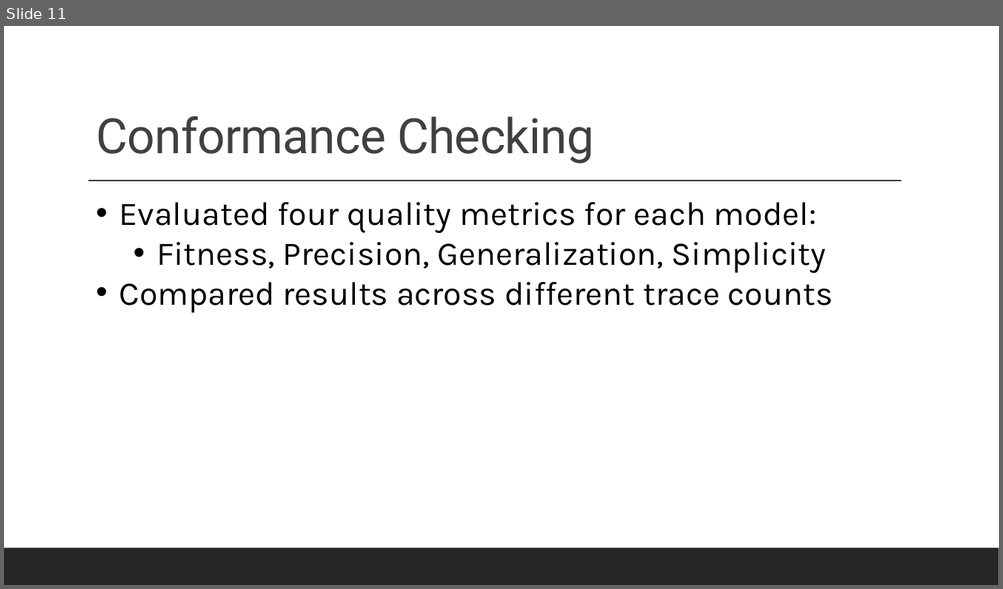
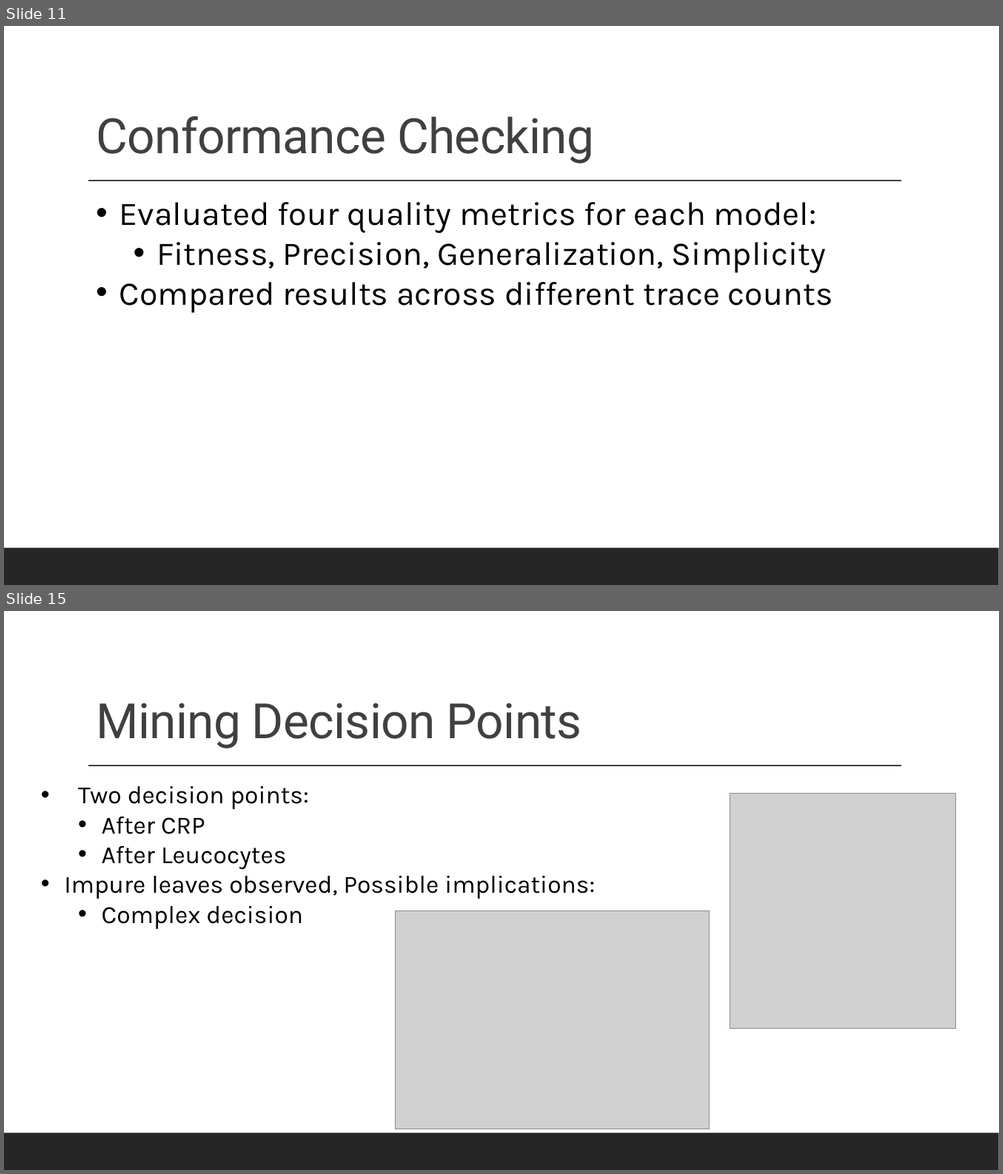
Before and after one commit to Noam-Diamant/Process-Mining, a slide deck: Sepsis Cases – Event Log.pptx. Shown one above the other, each under a label of ours: slide 11 before the commit, slides 11 and 15 after it; the slides between them are not shown. The pictures are 1003x589 and 1003x1174 pixels, drawn with LibreOffice and Linux fonts; fonts in the diff are those of the drawing; grey boxes stand for pictures. Boxes give left, top, right and bottom in pixels: in the first picture for what was removed or moved away, otherwise in the second. Text is boxed around its words. In the diff, an @@ line names an element or a change of style, - is before the commit and + after.

```diff
--- a/Sepsis Cases – Event Log.pptx
+++ b/Sepsis Cases – Event Log.pptx
@@ slide 15 added at [4, 611, 999, 1170], background #FFFFFF; not listed: 2 template elements that a slide beside it also shows @@
@@ title added at [96, 703, 581, 749], 47 pt, text #404040 @@
+Mining Decision Points
@@ text added at [64, 786, 595, 929], 24 pt, text #000000 @@
+• Two decision points:
+  • After CRP
+  • After Leucocytes
+• Impure leaves observed, Possible implications:
+  • Complex decision
@@ picture added at [730, 794, 956, 1029] @@
@@ picture added at [395, 911, 709, 1130] @@
```
Also in this commit, not shown: 3 slides changed, 2 other slides added, 1 other file.
